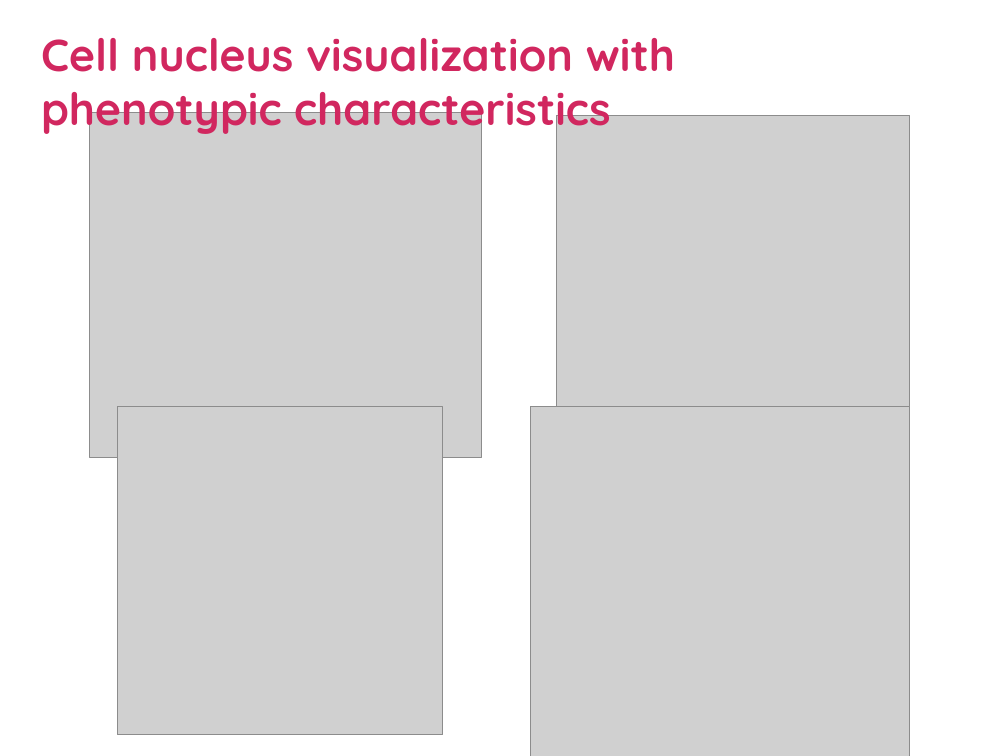
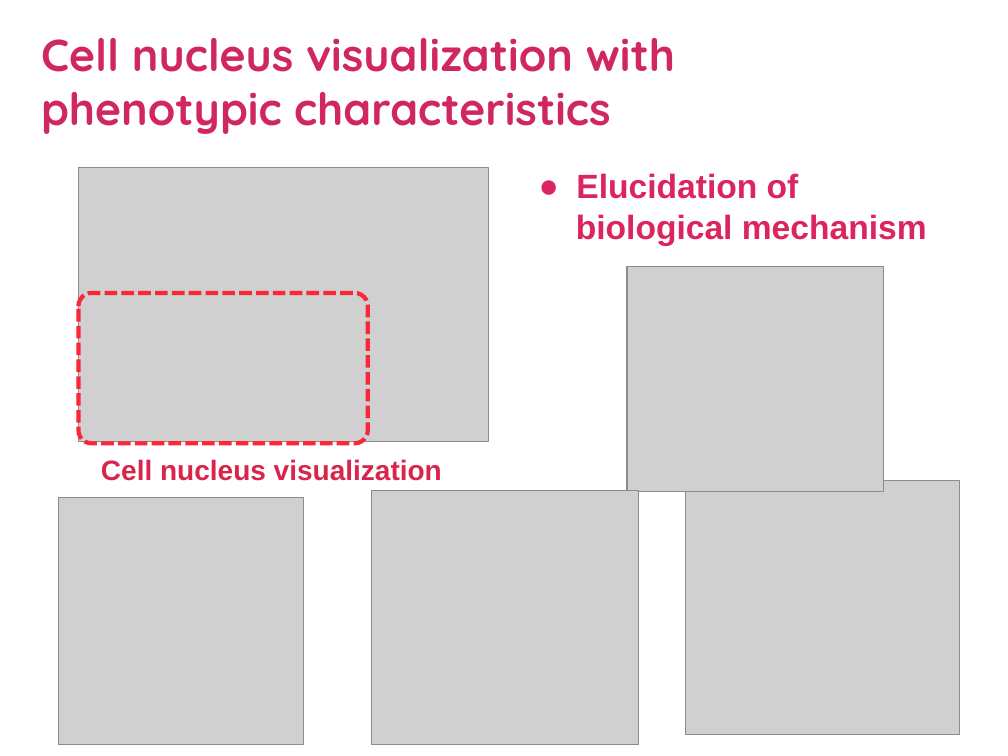
Before and after one commit to SayakaNagai/PacificVis2018, a slide deck: slide 1 of Movie/posterPR_130.pptx. Drawn at 1008x756 pixels with LibreOffice and Linux fonts; fonts in the diff are those of the drawing; grey boxes stand for pictures. Boxes give left, top, right and bottom in pixels: in the first picture for what was removed or moved away, otherwise in the second. Text is boxed around its words. In the diff, an @@ line names an element or a change of style, - is before the commit and + after.

```diff
--- a/Movie/posterPR_130.pptx
+++ b/Movie/posterPR_130.pptx
@@ picture added at (x1=79, y1=167, x2=488, y2=442) @@
@@ text added at (x1=576, y1=173, x2=927, y2=246), 24 pt, text #DC255E, bold @@
+● Elucidation of
+biological mechanism
@@ picture resized from (x1=90, y1=113, x2=482, y2=458) to (x1=627, y1=267, x2=883, y2=492) @@
@@ rounded rectangle added at (x1=79, y1=293, x2=368, y2=444), outline #FC263B 3 pt dashed @@
@@ text added at (x1=101, y1=459, x2=442, y2=481), 20 pt, text #D9254B, bold @@
+Cell nucleus visualization
@@ picture resized from (x1=117, y1=406, x2=443, y2=735) to (x1=58, y1=498, x2=303, y2=745) @@
@@ picture resized from (x1=530, y1=406, x2=909, y2=756) to (x1=372, y1=491, x2=639, y2=745) @@
@@ picture resized from (x1=556, y1=115, x2=909, y2=442) to (x1=685, y1=481, x2=960, y2=734) @@
```
Also in this commit, not shown: 1 other file.
